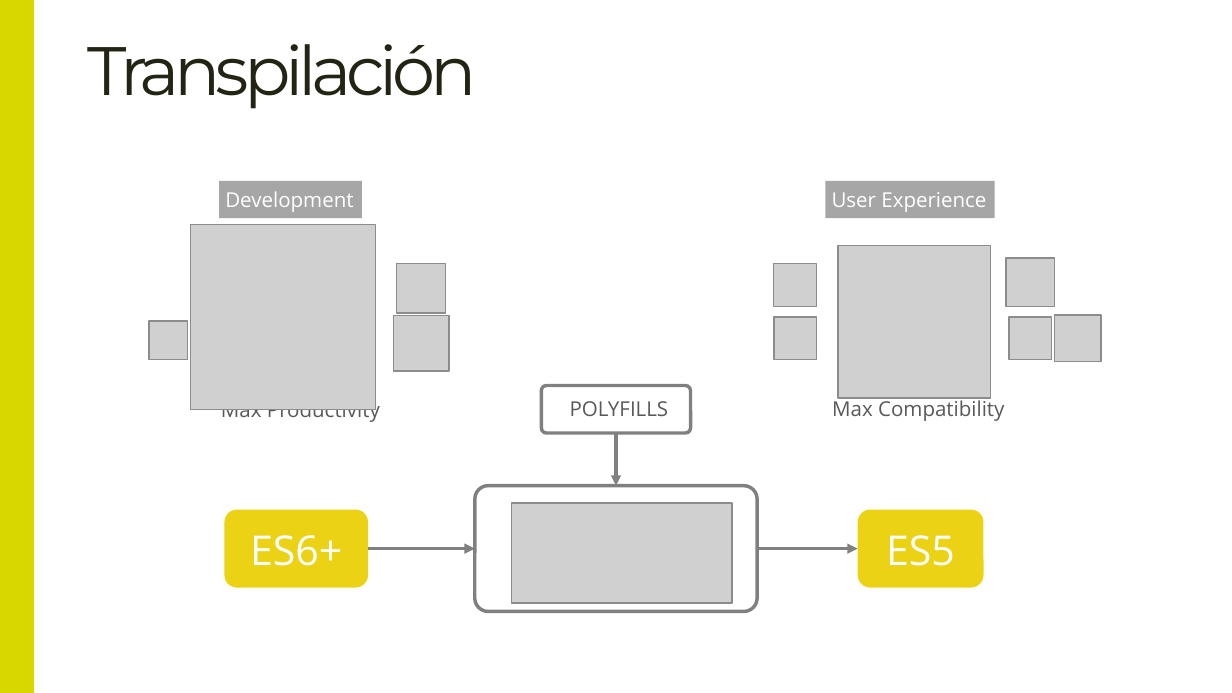
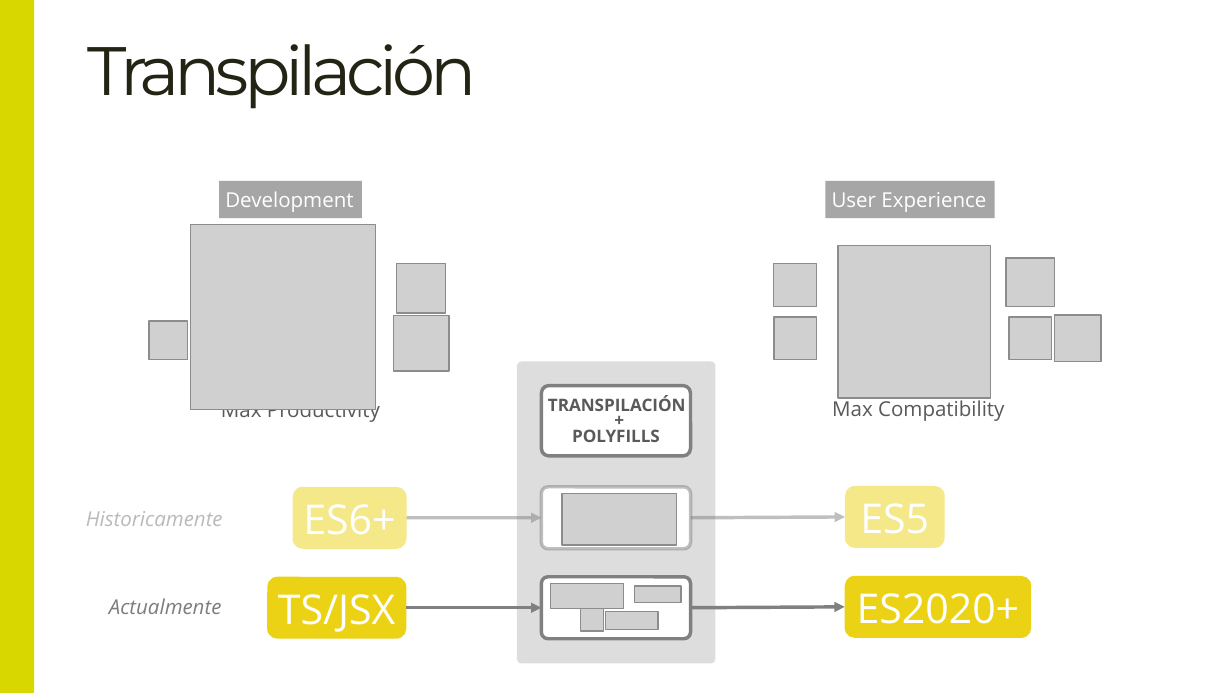
Before and after one commit to Lemoncode/master-frontend-lemoncode, a slide deck: slide 8 of 02-languages/01-teoria/01 Introducción a Javascript.pptx. Drawn at 1232x693 pixels with LibreOffice and Linux fonts; fonts in the diff are those of the drawing; grey boxes stand for pictures; background and template pictures are left out. Boxes give left, top, right and bottom in pixels: in the first picture for what was removed or moved away, otherwise in the second. Text is boxed around its words. In the diff, an @@ line names an element or a change of style, - is before the commit and + after.

```diff
--- a/02-languages/01-teoria/01 Introducción a Javascript.pptx
+++ b/02-languages/01-teoria/01 Introducción a Javascript.pptx
@@ rounded rectangle added at (517,361,716,663), fill #DDDDDD @@
@@ rounded rectangle: place and size @@
-rounded rectangle at (541,386,690,434)
+rounded rectangle at (541,386,690,456)
@@ rounded rectangle at (541,386,690,456): fill none to #FFFFFF @@
@@ text added at (548,395,686,411), 10 pt, text #595959, bold @@
+TRANSPILACIÓN
@@ text added at (610,410,628,431), 10 pt, text #595959, bold @@
++
@@ text "POLYFILLS": place and size @@
-text "POLYFILLS" at (570,401,669,416)
+text "POLYFILLS" at (572,429,660,442)
@@ text "POLYFILLS" at (572,429,660,442): size 12 to 10 pt, bold on @@
@@ arrow removed from (616, 434) to (616, 485) @@
@@ rounded rectangle "ES6+" at (293,487,407,548): fill #EBD215 to #EBD215 at 50% opacity @@
@@ rounded rectangle "ES6+": place and size @@
-rounded rectangle "ES6+" at (224,510,368,588)
+rounded rectangle "ES6+" at (293,487,407,548)
@@ rounded rectangle at (541,487,690,548): fill none to #FFFFFF @@
@@ rounded rectangle: place and size @@
-rounded rectangle at (474,485,756,611)
+rounded rectangle at (541,487,690,548)
@@ picture: place and size @@
-picture at (511,503,732,602)
+picture at (562,493,676,545)
@@ rounded rectangle "ES5": place and size @@
-rounded rectangle "ES5" at (857,510,983,588)
+rounded rectangle "ES5" at (845,485,945,547)
@@ rounded rectangle "ES5" at (845,485,945,547): fill #EBD215 to #EBD215 at 50% opacity @@
@@ text added at (86,511,223,526), 12 pt, text #BABABA, italic @@
+Historicamente
@@ arrow moved from (368, 548) - (474, 548) to (407, 517) - (541, 517) @@
@@ arrow moved from (758, 548) - (857, 548) to (691, 517) - (845, 517) @@
@@ text added at (109,598,221,614), 12 pt, text #7D7D7D, italic @@
+Actualmente
@@ rounded rectangle added at (267,577,407,638), fill #EBD215, 24 pt, text #FFFFFF @@
+TS/JSX
@@ rounded rectangle added at (541,577,690,638), fill #FFFFFF, outline #808080 2 pt @@
@@ picture added at (551,583,623,609) @@
@@ picture added at (634,586,681,602) @@
@@ rounded rectangle added at (845,575,1031,637), fill #EBD215, 24 pt, text #FFFFFF @@
+ES2020+
@@ arrow added from (407, 607) to (541, 607), #808080 2 pt @@
@@ picture added at (580,609,604,631) @@
@@ picture added at (606,611,658,630) @@
@@ arrow added from (691, 607) to (845, 607), #808080 2 pt @@
```
Also in this commit, not shown: 2 other slides changed.
